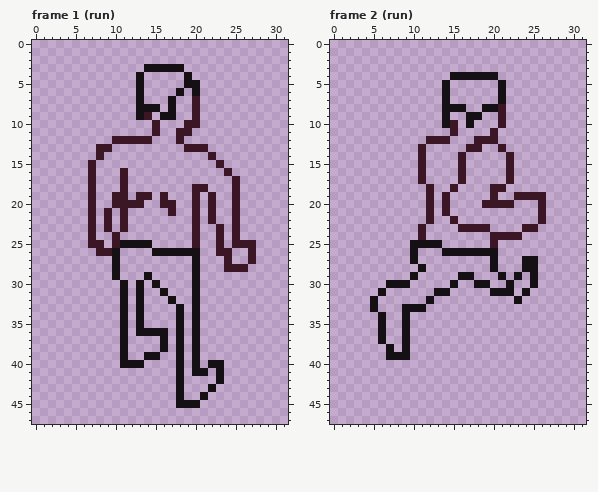
Two versions of one pixel-art file, assets/gfx/player.ase. This is how it looked before the edit.
32x48 pixels, 9 frames. Shown: frame 1 (run), frame 2 (run). The commit also changed other frames, which this record leaves out.
New version:
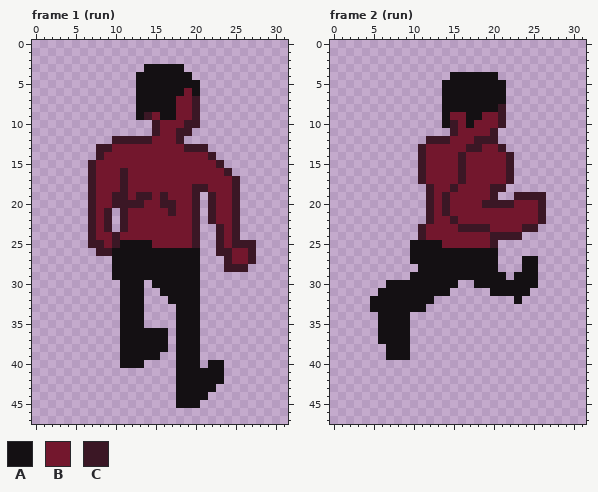
Palette (. is transparent): A #141013  B #73172d  C #3b1725
The exact change:
layer "Layer 1" now shown
--- frame 1 (run), layer "Layer 1"
@@ x 0..31 @@
  3 ..............AAAAA.............
- 4 .............A.....A............
- 5 .............A.....AA...........
- 6 .............A....A.A...........
- 7 .............A...A..C...........
- 8 .............AAA.A..C...........
- 9 .............AC.AA..C...........
-10 ...............C...CC...........
-11 ...............C..CC............
-12 ..........CCCCC...C.............
-13 ........CC.........CCC..........
-14 ........C.............C.........
-15 .......C...............C........
-16 .......C...C............C.......
-17 .......C...C.............C......
-18 .......C...C........CC...C......
-19 .......C..CC.CC.C...C.C..C......
-20 .......C..CCCC..CC..C.C..C......
-21 .......C.C.C.....C..C.C..C......
-22 .......C.C.C........C.C..C......
-23 .......C.C.C........C..C.C......
-24 .......C..C.........C..C.C......
-25 .......CC.CAAAA.....C..C.CCC....
-26 ........CCA....AAAAAA..CC..C....
-27 ..........A.........A...C..C....
-28 ..........A.........A...CCC.....
-29 ..........A...A.....A...........
-30 ...........A.A.A....A...........
-31 ...........A.A..A...A...........
-32 ...........A.A...A..A...........
-33 ...........A.A....A.A...........
-34 ...........A.A....A.A...........
-35 ...........A.A....A.A...........
-36 ...........A.AAAA.A.A...........
-37 ...........A....A.A.A...........
-38 ...........A....A.A.A...........
-39 ...........A..AA..A.A...........
-40 ...........AAA....A.A.AA........
-41 ..................A.AA.A........
-42 ..................A....A........
-43 ..................A...A.........
-44 ..................A..A..........
+ 4 .............AAAAAAA............
+ 5 .............AAAAAAAA...........
+ 6 .............AAAAAABA...........
+ 7 .............AAAAABBC...........
+ 8 .............AAAAABBC...........
+ 9 .............ACBAABBC...........
+10 ...............CBBBCC...........
+11 ...............CBBCC............
+12 ..........CCCCCBBBC.............
+13 ........CCBBBBBBBBBCCC..........
+14 ........CBBBBBBBBBBBBBC.........
+15 .......CBBBBBBBBBBBBBBBC........
+16 .......CBBBCBBBBBBBBBBBBC.......
+17 .......CBBBCBBBBBBBBBBBBBC......
+18 .......CBBBCBBBBBBBBCCBBBC......
+19 .......CBBCCBCCBCBBBC.CBBC......
+20 .......CBBCCCCBBCCBBC.CBBC......
+21 .......CBC.CBBBBBCBBC.CBBC......
+22 .......CBC.CBBBBBBBBC.CBBC......
+23 .......CBC.CBBBBBBBBC..CBC......
+24 .......CBBCBBBBBBBBBC..CBC......
+25 .......CCBCAAAABBBBBC..CBCCC....
+26 ........CCAAAAAAAAAAA..CCBBC....
+27 ..........AAAAAAAAAAA...CBBC....
+28 ..........AAAAAAAAAAA...CCC.....
+29 ..........AAAAAAAAAAA...........
+30 ...........AAA.AAAAAA...........
+31 ...........AAA..AAAAA...........
+32 ...........AAA...AAAA...........
+33 ...........AAA....AAA...........
+34 ...........AAA....AAA...........
+35 ...........AAA....AAA...........
+36 ...........AAAAAA.AAA...........
+37 ...........AAAAAA.AAA...........
+38 ...........AAAAAA.AAA...........
+39 ...........AAAAA..AAA...........
+40 ...........AAA....AAA.AA........
+41 ..................AAAAAA........
+42 ..................AAAAAA........
+43 ..................AAAAA.........
+44 ..................AAAA..........
 45 ..................AAA...........
--- frame 2 (run), layer "Layer 1"
@@ x 0..31 @@
  4 ...............AAAAAA...........
- 5 ..............A......A..........
- 6 ..............A......A..........
- 7 ..............A......A..........
- 8 ..............AAA..AAC..........
- 9 ..............A..AA..C..........
-10 ..............AC.A...C..........
-11 ...............C....C...........
-12 ............CCC...CCC...........
-13 ...........C.....CC..C..........
-14 ...........C....C.....C.........
-15 ...........C....C.....C.........
-16 ...........C....C.....C.........
-17 ...........C....C.....C.........
-18 ............C..C....CC..........
-19 ............C.C.....C..CCCC.....
-20 ............C.C....CCCC...C.....
-21 ............C.C...........C.....
-22 ............C..C..........C.....
-23 ...........C....CCCC....CC......
-24 ...........C........CCCC........
-25 ..........AAAA......C...........
-26 ..........A...AAAAAAA...........
-27 ..........A.........A...AA......
-28 ...........A........A...AA......
-29 ..........A.....AA...A.A.A......
-30 .......AAA.....A..AA..A..A......
-31 ......A......AA.....AAA.A.......
-32 .....A......A..........A........
-33 .....A...AAA....................
-34 ......A..A......................
-35 ......A..A......................
-36 ......A..A......................
-37 ......A..A......................
-38 .......A.A......................
+ 5 ..............AAAAAAAA..........
+ 6 ..............AAAAAAAA..........
+ 7 ..............AAAAAAAA..........
+ 8 ..............AAAAAAAC..........
+ 9 ..............ABBAABBC..........
+10 ..............ACBABBBC..........
+11 ...............CBBBBC...........
+12 ............CCCBBBCCC...........
+13 ...........CBBBBBCCBBC..........
+14 ...........CBBBBCBBBBBC.........
+15 ...........CBBBBCBBBBBC.........
+16 ...........CBBBBCBBBBBC.........
+17 ...........CBBBBCBBBBBC.........
+18 ............CBBCBBBBCC..........
+19 ............CBCBBBBBC..CCCC.....
+20 ............CBCBBBBCCCCBBBC.....
+21 ............CBCBBBBBBBBBBBC.....
+22 ............CBBCBBBBBBBBBBC.....
+23 ...........CBBBBCCCCBBBBCC......
+24 ...........CBBBBBBBBCCCC........
+25 ..........AAAABBBBBBC...........
+26 ..........AAAAAAAAAAA...........
+27 ..........AAAAAAAAAAA...AA......
+28 ...........AAAAAAAAAA...AA......
+29 ..........AAAAAAAAAAAA.AAA......
+30 .......AAAAAAAAA..AAAAAAAA......
+31 ......AAAAAAAAA.....AAAAA.......
+32 .....AAAAAAAA..........A........
+33 .....AAAAAAA....................
+34 ......AAAA......................
+35 ......AAAA......................
+36 ......AAAA......................
+37 ......AAAA......................
+38 .......AAA......................
 39 .......AAA......................
